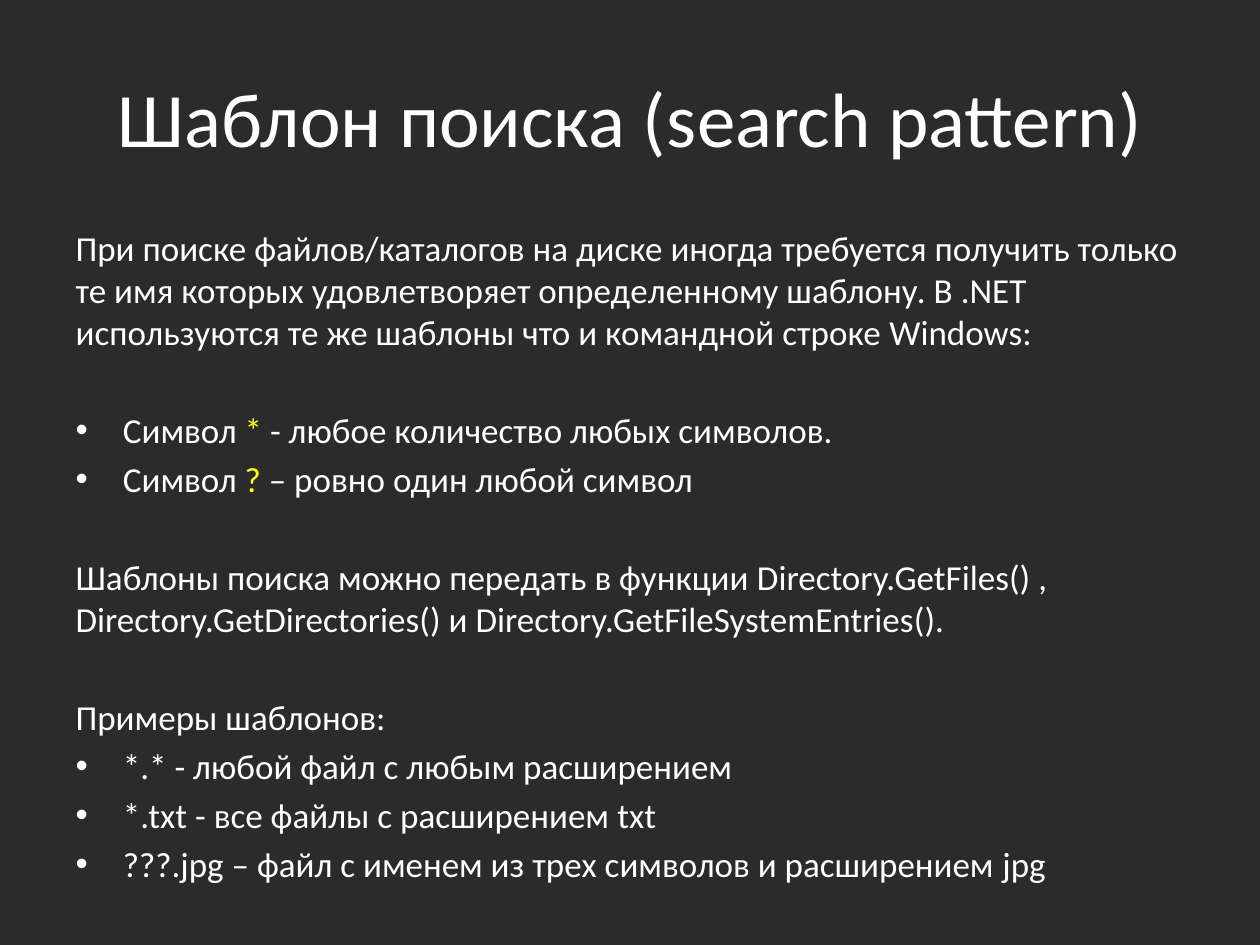
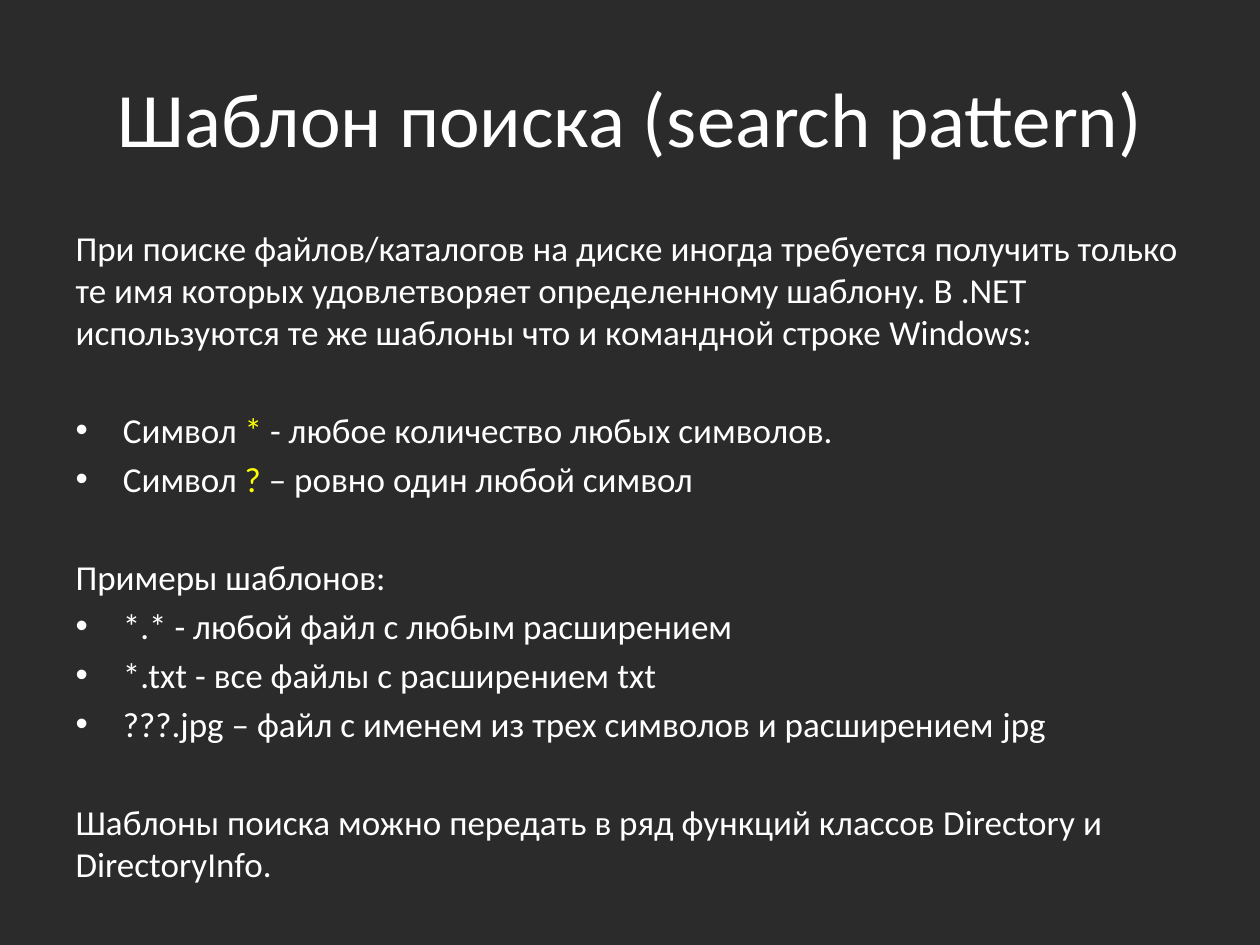
Before and after one commit to bazile/Training, a slide deck: slide 21 of Presentation/lesson-04-io.pptx (slide 20 before the commit). Drawn at 1260x945 pixels with LibreOffice and Linux fonts; fonts in the diff are those of the drawing; background and template pictures are left out; a plain dark background stands for a picture behind light text. Boxes give left, top, right and bottom in pixels: in the first picture for what was removed or moved away, otherwise in the second. Text is boxed around its words. In the diff, an @@ line names an element or a change of style, - is before the commit and + after.

Commit message:
Added folder/files search demos

```diff
--- a/Presentation/lesson-04-io.pptx
+++ b/Presentation/lesson-04-io.pptx
@@ text at bbox=[76, 564, 1030, 638]: paragraph removed @@
-Шаблоны поиска можно передать в функции Directory.GetFiles() , Directory.GetDirectories() и Directory.GetFileSystemEntries().
@@ text at bbox=[76, 811, 1102, 841]: paragraph added @@
+Шаблоны поиска можно передать в ряд функций классов Directory и DirectoryInfo.
```
Also in this commit, not shown: 6 other slides changed, 6 slides added, 2 other files.
